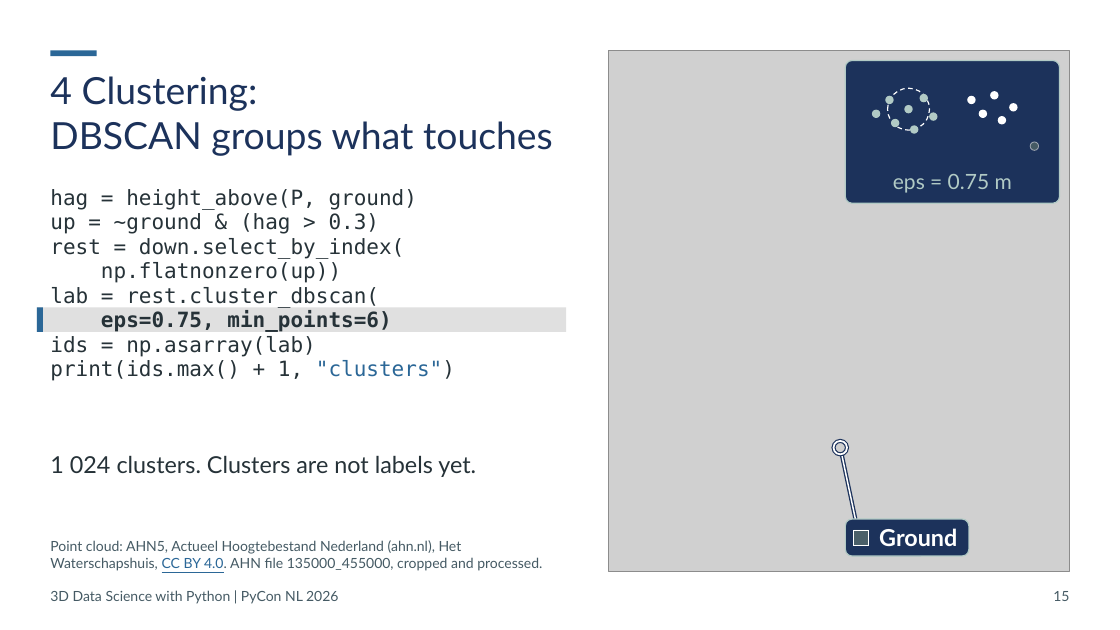
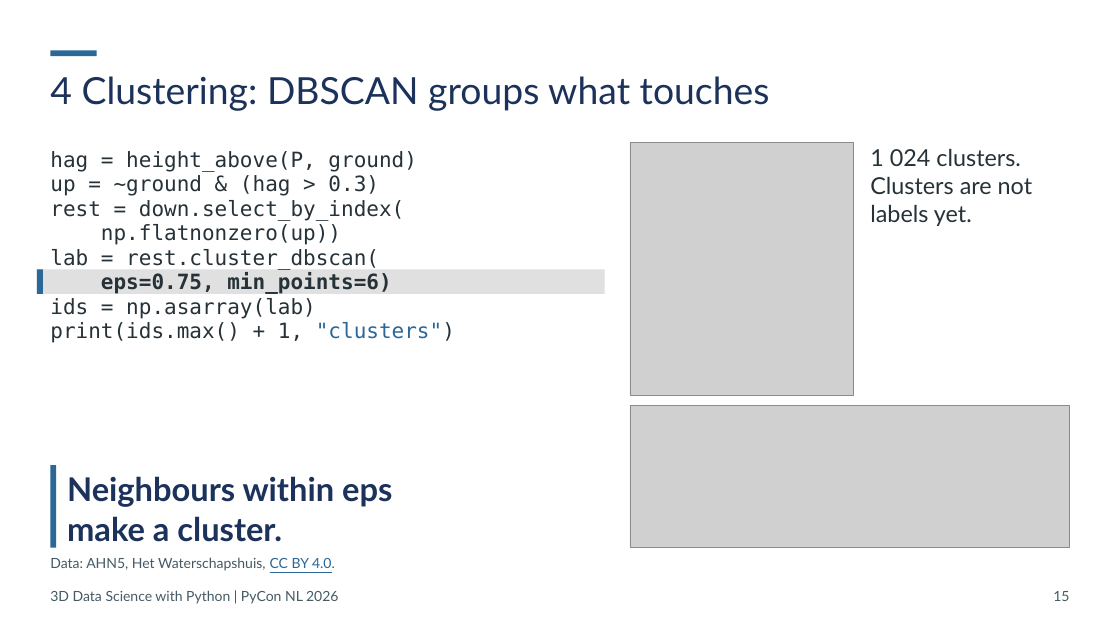
Before and after one commit to Sloppy1999/pycon-nl-2026-3d-data-science, a slide deck: slide 15 of deck/out/20261015_PyCon-NL_3D-Data-Science.pptx. Drawn at 1120x630 pixels with LibreOffice and Linux fonts; fonts in the diff are those of the drawing; grey boxes stand for pictures. Boxes give left, top, right and bottom in pixels: in the first picture for what was removed or moved away, otherwise in the second. Text is boxed around its words. In the diff, an @@ line names an element or a change of style, - is before the commit and + after.

```diff
--- a/deck/out/20261015_PyCon-NL_3D-Data-Science.pptx
+++ b/deck/out/20261015_PyCon-NL_3D-Data-Science.pptx
@@ title "4 Clustering: DBSCAN groups what ..." rewrapped from (x1=50, y1=76, x2=553, y2=156) to (x1=50, y1=76, x2=770, y2=111) @@
@@ text "hag = height_above(P, ground)" moved from (x1=50, y1=189, x2=455, y2=381) to (x1=50, y1=151, x2=455, y2=343) @@
@@ picture resized from (x1=608, y1=50, x2=1070, y2=571) to (x1=630, y1=143, x2=854, y2=395) @@
@@ text "1 024 clusters. Clusters are ..." rewrapped from (x1=50, y1=455, x2=476, y2=477) to (x1=870, y1=148, x2=1032, y2=226) @@
@@ group removed at (x1=845, y1=60, x2=1060, y2=203): 14 ellipses, 1 rounded rectangle, 1 text @@
-eps = 0.75 m
@@ rectangle moved from (x1=37, y1=308, x2=43, y2=332) to (x1=37, y1=270, x2=43, y2=294) @@
@@ rectangle resized from (x1=37, y1=308, x2=566, y2=332) to (x1=37, y1=270, x2=605, y2=294) @@
@@ picture added at (x1=630, y1=405, x2=1070, y2=548) @@
@@ rectangle added at (x1=50, y1=465, x2=56, y2=548), fill #2B6797 @@
@@ text added at (x1=67, y1=476, x2=392, y2=542), 28 pt, text #1C325B, bold @@
+Neighbours within eps
+make a cluster.
@@ group removed at (x1=833, y1=441, x2=969, y2=556): 2 lines, 2 ellipses, 1 rounded rectangle, 1 rectangle @@
-Ground
@@ text at (x1=50, y1=557, x2=335, y2=571): text changed @@
-Point cloud: AHN5, Actueel Hoogtebestand Nederland (ahn.nl), Het Waterschapshuis, CC BY 4.0. AHN file 135000_455000, cropped and processed.
+Data: AHN5, Het Waterschapshuis, CC BY 4.0.
```
Also in this commit, not shown: 29 other slides changed, 3 slides removed, 28 other files.
